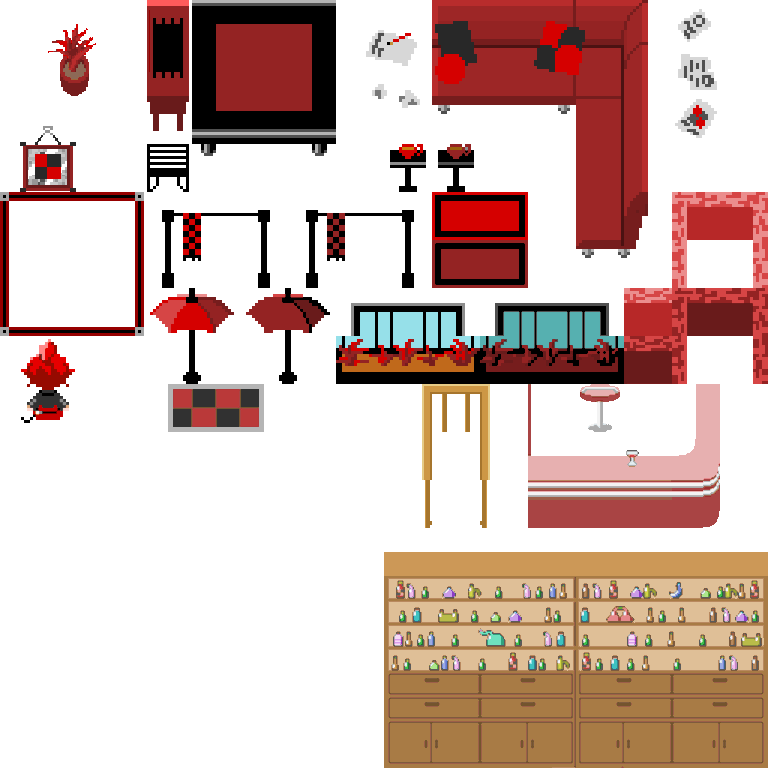
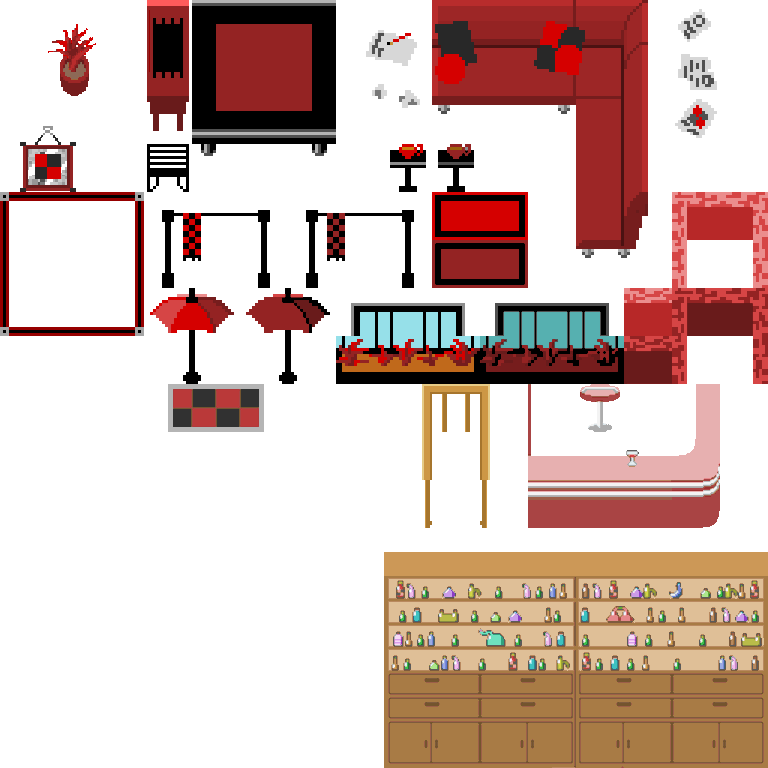
Before/after of a 768px x 768px layered artwork. What changed in the layer stack:
painted on "MaptipShion.png" over 21, 339, 75, 423
